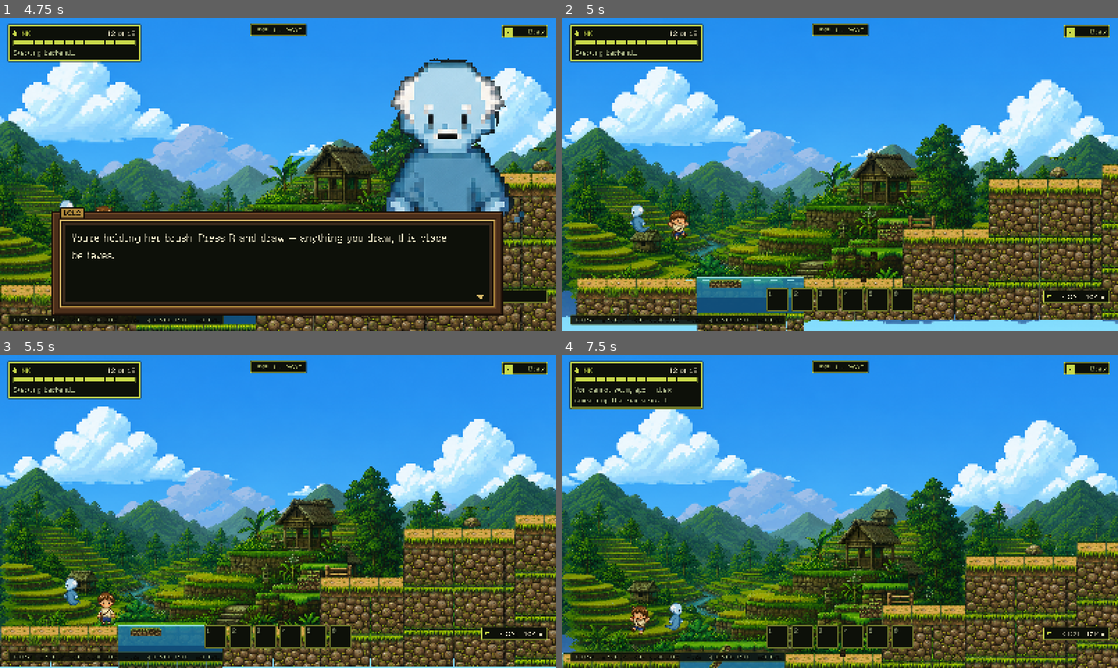
Above: before the commit, frames 1-4 (two rows, left to right).
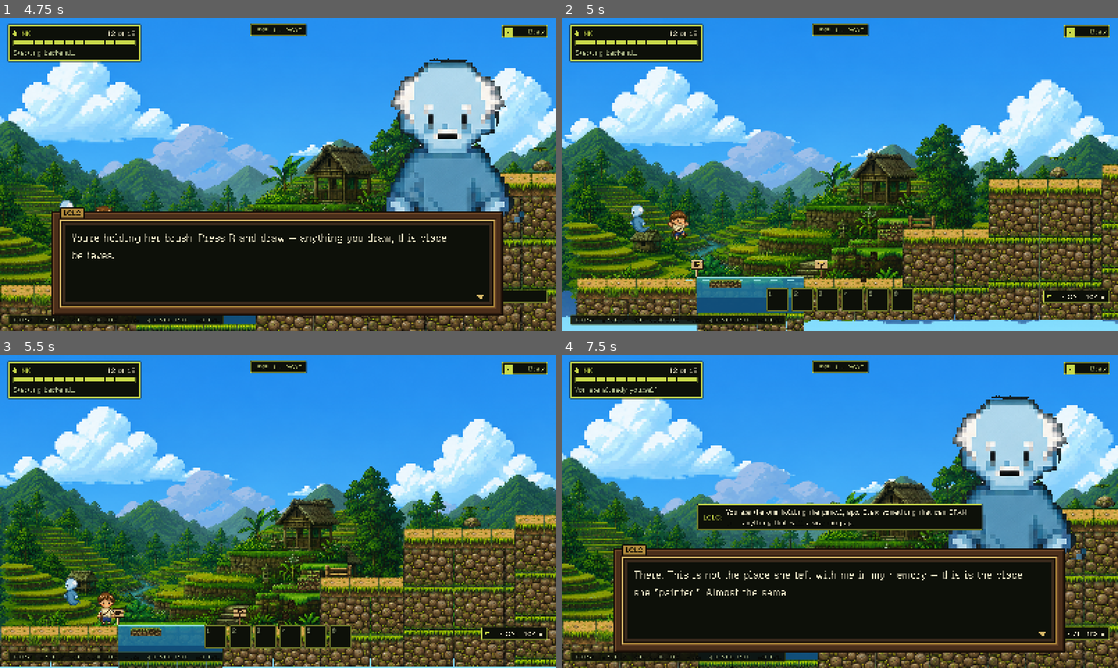
Above: after the commit, the same moments.

Repository: hyuuuan/OBRA
Game: Godot game, scene res://ui/main_menu.tscn
Two runs of this game, one before a commit and one after it. Both use one fixed random seed, a clock stepped at 60 frames per second and the inputs below.
Inputs (mouse positions are in pixels of both pictures, inside the frame that each line leads up to):
- Up to frame 1 (4.75 s): click "PLAY" at 0.5 s; tap E (interact) at 1.25, 2.75, 3.5 s; move the mouse to (400, 158) at 1.27 s; hold D (move_right) 1.28-2 s; hold E (interact) 1.28-2 s; click (400, 158) at 1.42 s; tap Space (jump) at 1.52, 1.82, 4.52 s; drag from (166, 190) to (394, 136) at 2.02 s; move the mouse to (333, 105) at 2.77 s; hold A (move_left) 2.78-3.5 s; hold Q (revert_form) 2.78-3.5 s; drag from (250, 237) to (411, 136) at 3.52 s; tap R (redraw) at 4.25 s; move the mouse to (444, 221) at 4.27 s; hold D (move_right) from 4.28 s (still down); hold E (interact) from 4.28 s (still down)
- Up to frame 2 (5 s): keep holding D (move_right); keep holding E (interact); tap Space (jump) at 4.82 s
- Up to frame 3 (5.5 s): release D (move_right) at 5 s; release E (interact) at 5 s; drag from (111, 464) to (366, 549) at 5.02 s
- Up to frame 4 (7.5 s): move the mouse to (867, 511) at 5.77 s; hold D (move_right) 5.78-6.5 s; hold Q (revert_form) 5.78-6.5 s; click (867, 511) at 5.92 s; drag from (756, 433) to (728, 527) at 6.52 s; move the mouse to (962, 495) at 7.27 s; hold A (move_left) from 7.28 s (still down); hold E (interact) from 7.28 s (still down)

Frame 1 is identical in both runs. In frame 2, 0.2% of the frame differs, in the area x 23-48%, y 77-84%; in frame 3, 0.1%; in frame 4, 61%, in the area x 0-100%, y 10-100%.
Error before the commit: Parse Error: Cannot find member "TALK" in base "Signpost2D.Mark". (res://scripts/level_obstacle_2d.gd:25)

Commit message:
Stand the sign where the beat actually starts
The level's very first line of dialogue had no sign, and the reason is arithmetic. An
obstacle's trigger is up to seven hundred pixels wide and its opening line fires the
instant the player crosses the LEADING EDGE of it -- but the sign was planted at the
trigger's origin, which is the middle. The apo spawns at 260, walks into B0_HAGDAN at
340, and Lolo says the line that opens the game; the sign was at 690, three hundred and
fifty pixels further on. The one beat the player cannot miss was the one beat with
nothing to announce it.

A beat is two moments in two places, so it gets two signs: the story sign where the story
fires, at the leading edge, and the hint sign at the obstacle in the middle. On a narrow
trigger the two land together and Signpost2D drops one of them by rank, which is the
right answer there too -- at the gorge the route decision takes the board, and at the
sketchbook chest the memory does.

Nine signs along the level now instead of five, and the first is eighty pixels from where
the player starts.

Diff:
--- a/game/scripts/level_obstacle_2d.gd
+++ b/game/scripts/level_obstacle_2d.gd
@@ -21,8 +21,20 @@
 
 func _ready() -> void:
 	add_to_group(&"level_obstacles")
-	# A beat the player cannot see coming is a beat they walk past. See Signpost2D.
-	Signpost2D.plant(self, Signpost2D.Mark.TALK)
+	# TWO SIGNS, BECAUSE A BEAT IS TWO MOMENTS IN TWO PLACES. See Signpost2D.
+	#
+	# The trigger is up to seven hundred pixels wide, and the beat's opening line fires the
+	# instant the player crosses its LEADING EDGE while the thing to be solved is somewhere
+	# in the middle of it. Planted at the trigger's own origin, the first sign in the level
+	# stood three hundred and fifty pixels past the point where the level's first line of
+	# dialogue had already come and gone -- so the story the game opens with was the one
+	# beat with nothing to announce it.
+	#
+	# So the story sign stands where the story fires and the hint sign stands at the
+	# obstacle. On a narrow trigger the two land on the same spot and Signpost2D drops one
+	# of them, which is the right answer there too.
+	Signpost2D.plant(self, Signpost2D.Mark.STORY, Vector2(-trigger_size.x * 0.5, 0.0))
+	Signpost2D.plant(self, Signpost2D.Mark.HINT)
 	monitoring = true
 	# Layer 0 / mask 1: it detects the player without being something the player, or a
 	# placed object, can collide with. An obstacle volume that pushed things around would
